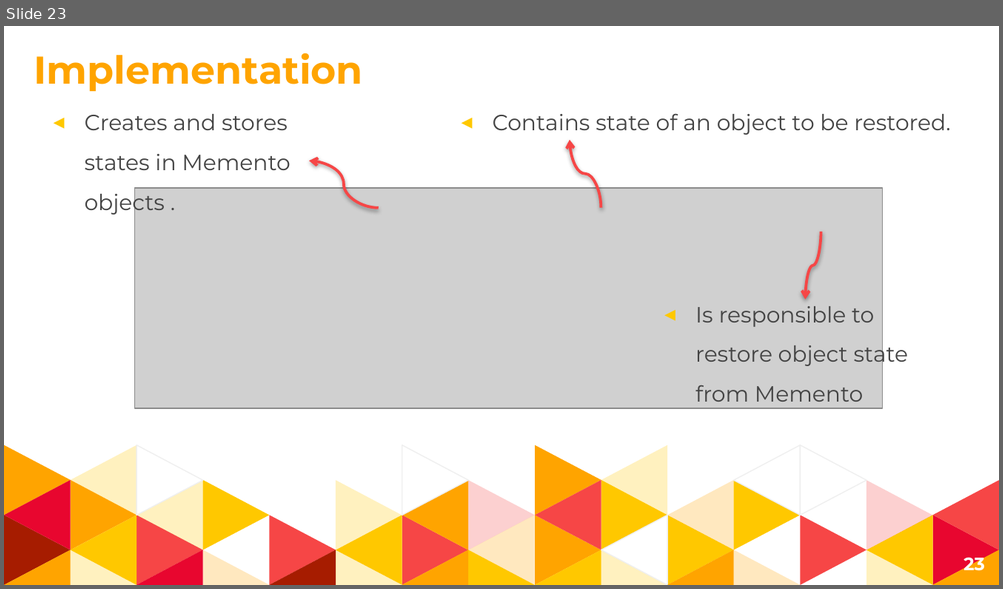
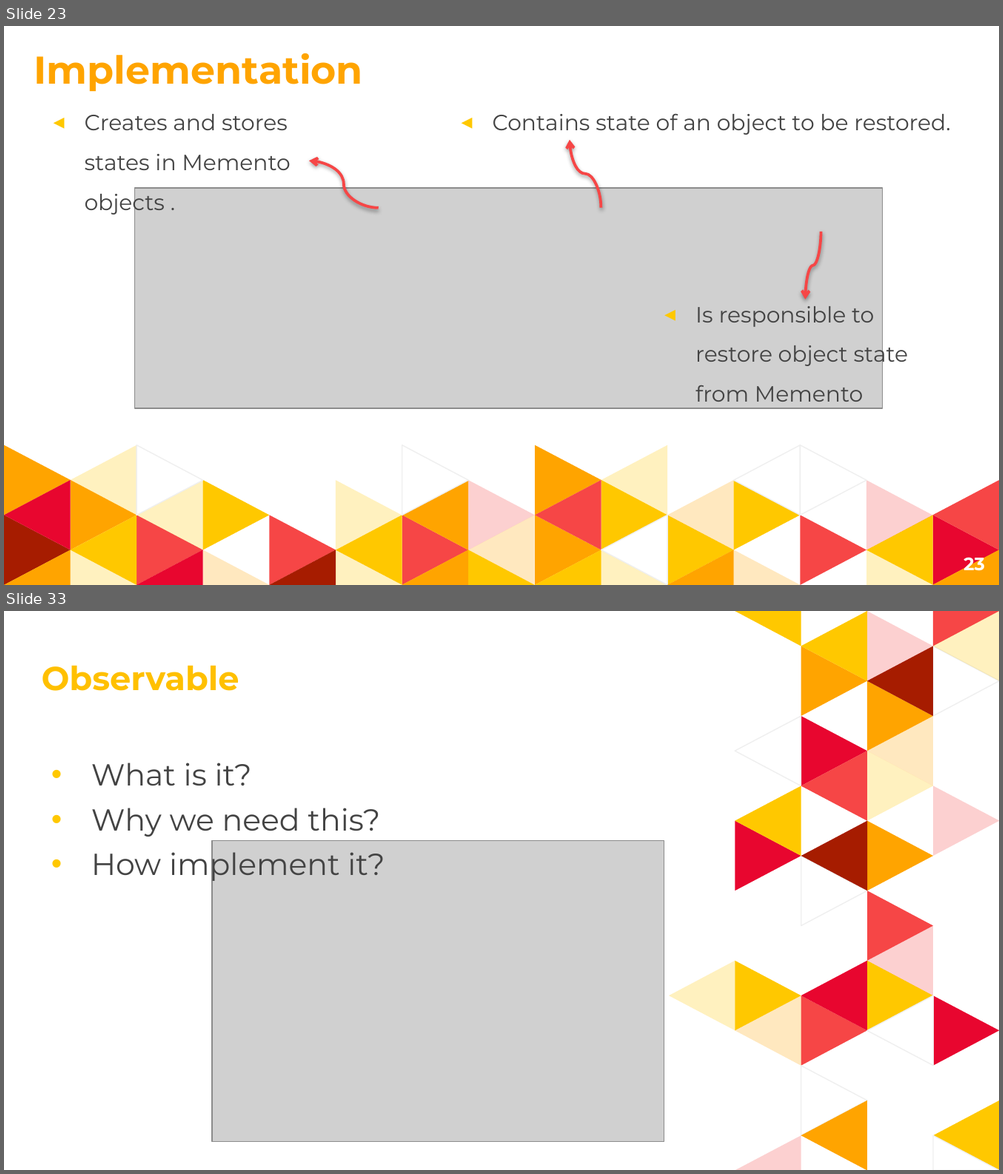
Before and after one commit to parsa-abbasi/DesignPatterns, a slide deck: DesignPatterns.pptx. Shown one above the other, each under a label of ours: slide 23 before the commit, slides 23 and 33 after it; the slides between them are not shown. The pictures are 1003x589 and 1003x1174 pixels, drawn with LibreOffice and Linux fonts; fonts in the diff are those of the drawing; grey boxes stand for pictures. Boxes give left, top, right and bottom in pixels: in the first picture for what was removed or moved away, otherwise in the second. Text is boxed around its words. In the diff, an @@ line names an element or a change of style, - is before the commit and + after.

```diff
--- a/DesignPatterns.pptx
+++ b/DesignPatterns.pptx
@@ slide 33 added at [4,611,999,1170], background #FFFFFF @@
@@ title added at [42,665,239,691], 24 pt, text #FFC000, bold @@
+Observable
@@ text added at [91,763,384,883], 22 pt, text #434343 @@
+• What is it?
+• Why we need this?
+• How implement it?
@@ group added at [669,611,999,1170]: 35 freeform shapes @@
@@ picture added at [212,840,663,1142] @@
```
Also in this commit, not shown: 13 slides changed, 5 other slides added, 5 other files.
